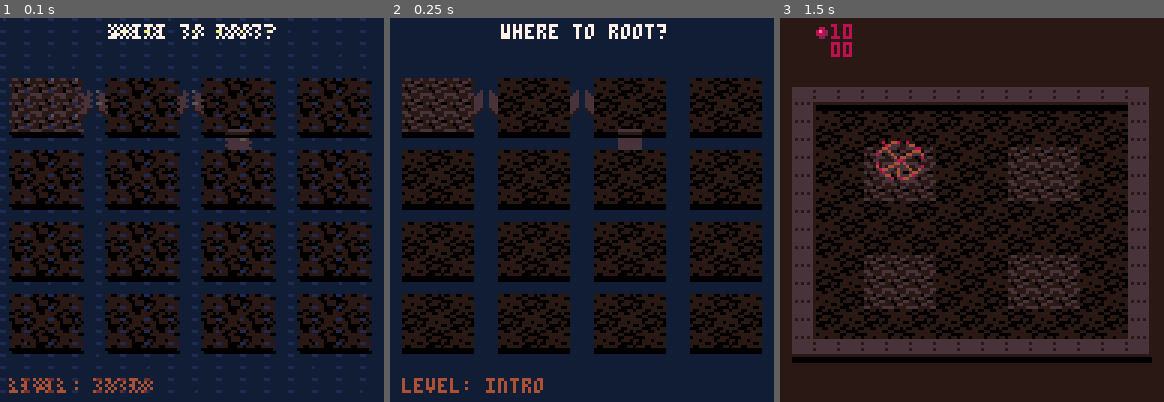
Above: before the commit, frames 1-3 (left to right).
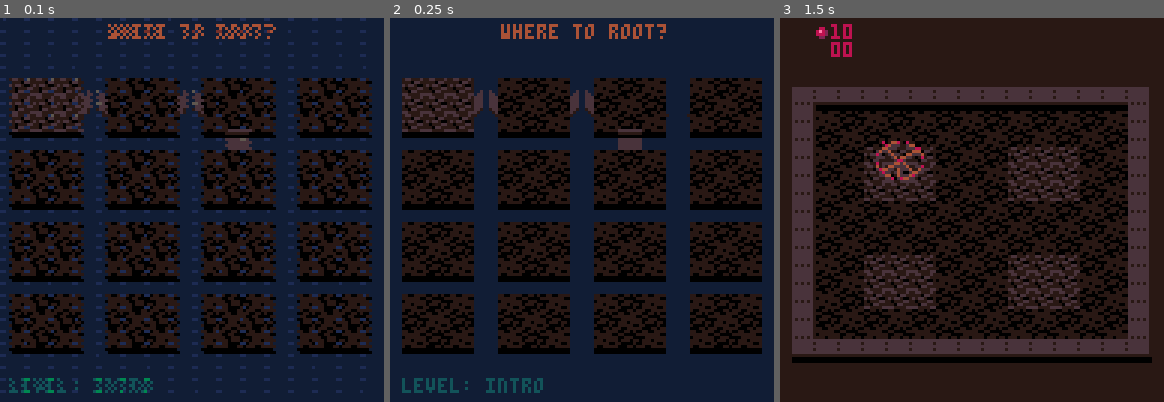
Above: after the commit, the same moments.

Repository: erwinbonsma/WhereToRootPico8
Game: PICO-8 cartridge wheretoroot.p8
The game is run twice, just before and just after one commit, with the same random seed, the same clock (stepped at 60 frames per second) and the same inputs.
Inputs:
- Up to frame 1 (0.1 s): no input
- Up to frame 2 (0.25 s): no input
- Up to frame 3 (1.5 s): tap X (X key) at 0.33, 1.07 s; tap O (Z key) at 0.7 s

The runs differ from the first frame. In frame 1, 1.3% of the frame differs, in the area x 2-72%, y 1-98%; in frame 2, 1.3%; in frame 3, nothing differs.

Commit message:
Minor UI changes

Diff:
--- a/wheretoroot.p8
+++ b/wheretoroot.p8
@@ -377,12 +377,12 @@
  palt()
  camera()
 
- print("where to root?",37,2,7)
+ print("where to root?",37,2,4)
 
  local name=level_defs[
   self.lvl
  ].name
- print("level: "..name,4,120,4)
+ print("level: "..name,4,120,9)
 
  if self.stats:is_done(
   self.lvl
@@ -395,7 +395,7 @@
    s.time_taken
   )..arrow..s.total_trees
   print(
-   s,108-(#s-#arrow)*4,120,4
+   s,108-(#s-#arrow)*4,120,9
   )
  end
 end
